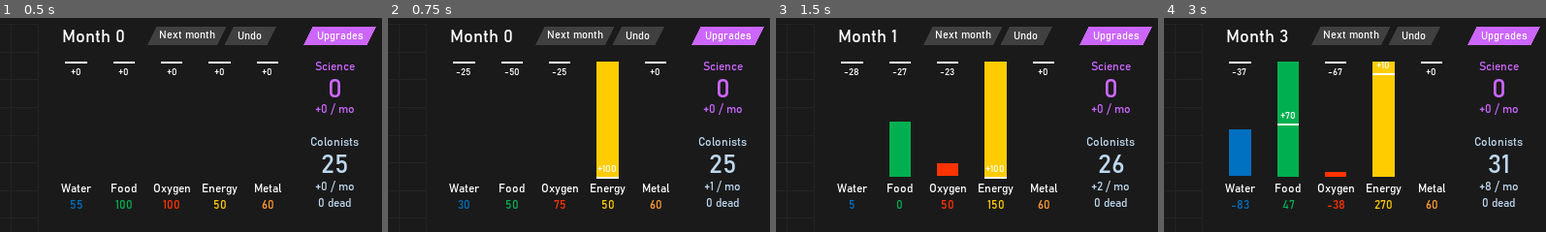
Above: before the commit, frames 1-4 (left to right).
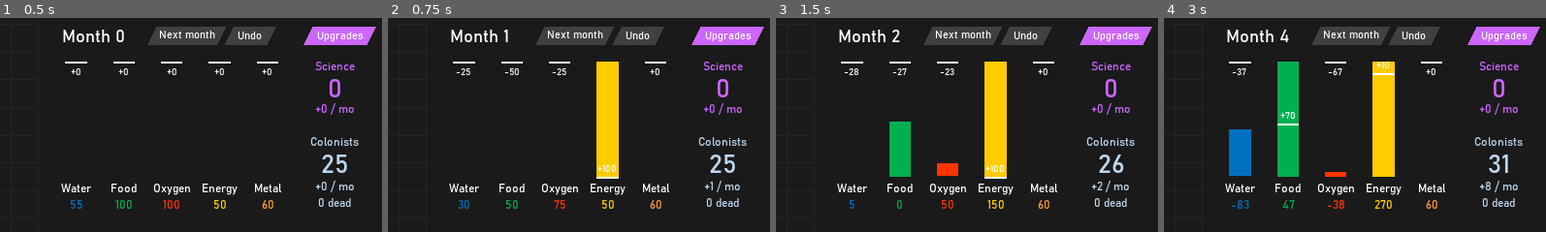
Above: after the commit, the same moments.

Repository: sirknightj/CEV-1
Game: Godot game, scene res://scenes/MainGameScene.tscn
Two runs of this game, one before a commit and one after it. Both use one fixed random seed, a clock stepped at 60 frames per second and the inputs below.
Inputs (mouse positions are % of the whole screen's width and height, from its top left):
- Up to frame 1 (0.5 s): no input
- Up to frame 2 (0.75 s): click "Next Month" at 0.5 s
- Up to frame 3 (1.5 s): click "Next Month" at 1.25 s
- Up to frame 4 (3 s): click "Next Month" at 2 s; tap Enter at 2.75 s; drag from (28, 44) to (3, 5) at 2.77 s
The pictures show only the part of the screen within x 50-100%, y 0-50%; the shares and areas given below are measured in that part.

Frame 1 is identical in both runs. In frame 2, 0.1% of the frame differs, in the area x 30-33%, y 5-12%; in frame 3, less than 0.1%; in frame 4, less than 0.1%.

Commit message:
Fix month display off by 1

Diff:
--- a/source/scripts/CityCenter.gd
+++ b/source/scripts/CityCenter.gd
@@ -19,7 +19,7 @@
 		if (consumption_map.has(resource)):
 			return -(consumption_map[resource] * floor(_people()))
 		return 0.0
-	var turn = game.turn
+	var turn = GameStats.turn
 	var turn_progression = GameData.TURN_PROGRESSION
 	var factor = turn_progression[0]
 	for turn_start in turn_progression.keys():
--- a/source/scripts/GameStats.gd
+++ b/source/scripts/GameStats.gd
@@ -7,6 +7,8 @@
 var resources : GameObjs.Resources
 
 var grid_size : int # the number of squares the grid is at the moment
+
+var turn : int # The current month
 
 var _initial_reserves = {
 	GameData.ResourceType.FOOD: 100.0,
@@ -38,6 +40,7 @@
 
 func _ready():
 	grid_size = 15
+	turn = 0
 	resources = GameObjs.Resources.new()
 	resources.set_reserves(_initial_reserves)
 
--- a/source/scripts/MainGameScene.gd
+++ b/source/scripts/MainGameScene.gd
@@ -9,9 +9,6 @@
 var graph : Control
 
 onready var building_scene = preload("res://scenes/Building.tscn")
-
-var turn : int = 0 # the current turn
-var _turn_count_text # the text holder object that displays "Turn: 69"
 
 # Called when the node enters the scene tree for the first time.
 func _ready():
@@ -33,7 +30,7 @@
 func on_next_turn():
 	update_resources()
 	GameStats.resources.step()
-	turn += 1
+	GameStats.turn += 1
 	emit_signal("next_turn")
 	update_stats()
 
--- a/source/scripts/Sidebar.gd
+++ b/source/scripts/Sidebar.gd
@@ -12,23 +12,24 @@
 func _ready():
 	game = get_parent().get_parent()
 	Turn_Count_Text = get_node("TurnCount")
+	update_turn_display()
 
 	# TODO: tutorial progression
 	for resource in GameData.ResourceType.values():
 		show_resources[resource] = true
 
 func _on_NextTurnButton_pressed() -> void:
+	game.on_next_turn()
 	update_turn_display()
-	game.on_next_turn()
 	game.place_building(-GameStats.grid_size / 2 * GameData.SQUARE_SIZE, -GameStats.grid_size / 2 * GameData.SQUARE_SIZE)
-	if game.turn % 5 == 0:
+	if GameStats.turn % 5 == 0:
 		grid.set_grid_size(GameStats.grid_size + 6)
 
 """
 	Updates the text displaying the turn count
 """
 func update_turn_display() -> void:
-	Turn_Count_Text.text = "Month " + str(game.turn)
+	Turn_Count_Text.text = "Month " + str(GameStats.turn)
 
 """
 	Updates the text displaying the resource counts
